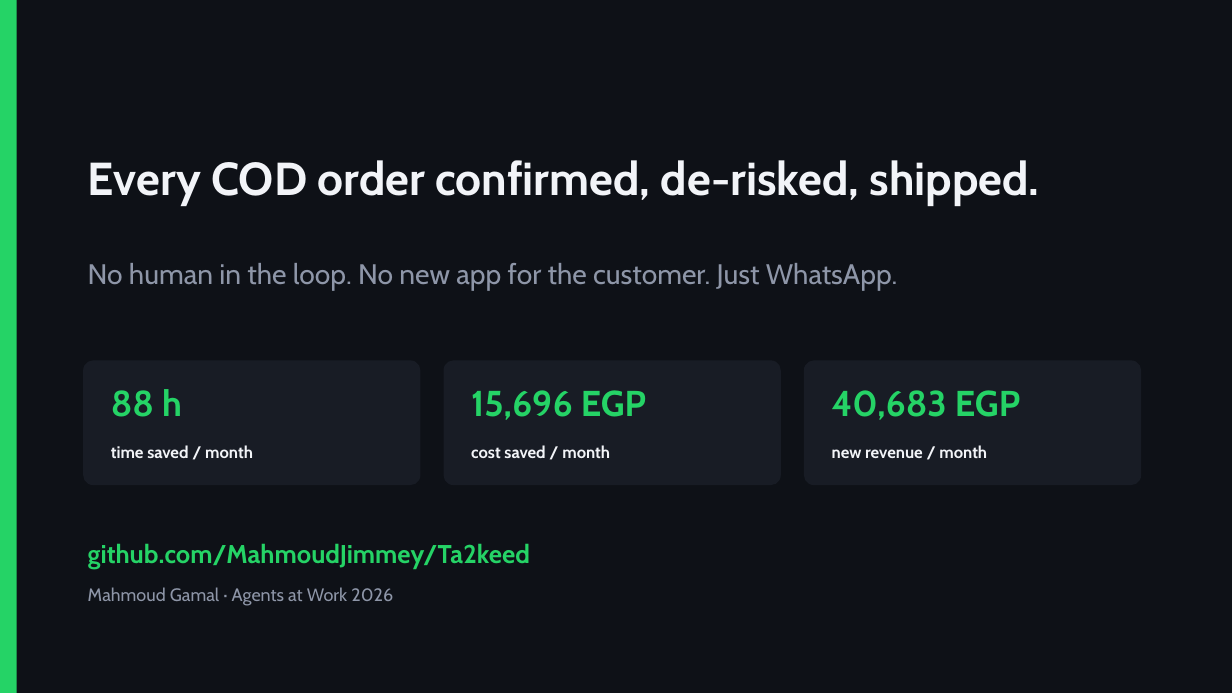
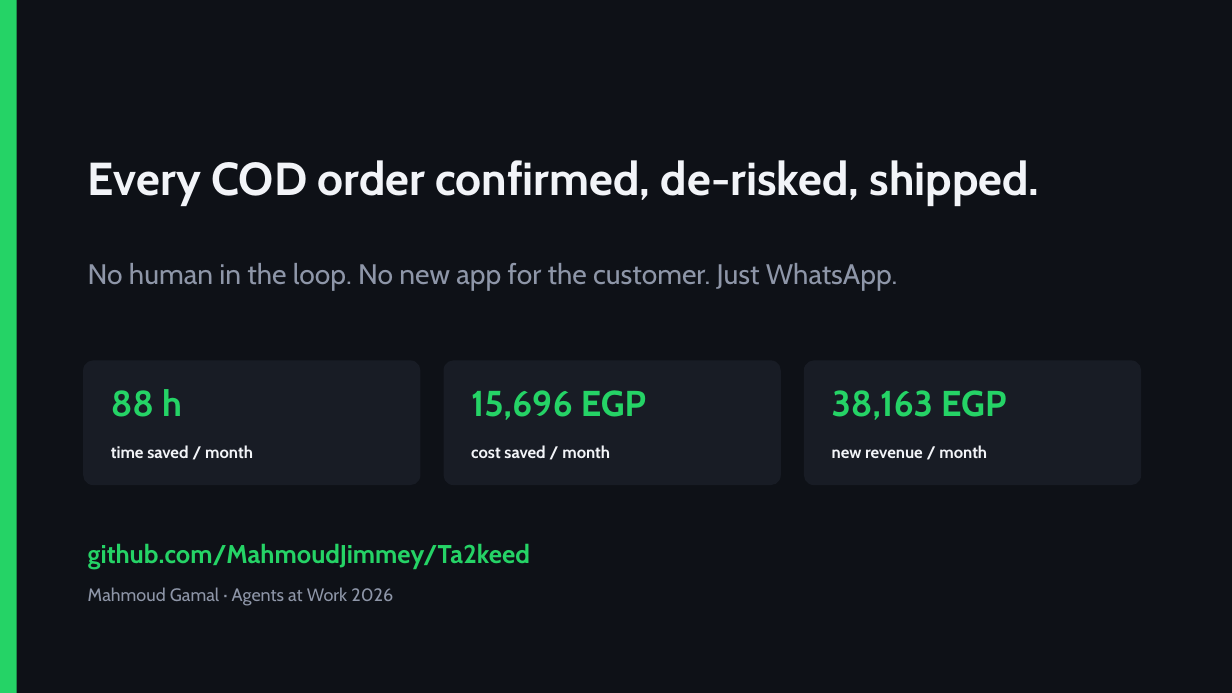
Before and after one commit to MahmoudJimmey/Ta2keed, a slide deck: slide 14 of docs/Ta2keed-impact-slides.pptx (slide 13 before the commit). Drawn at 1232x693 pixels with LibreOffice and Linux fonts; fonts in the diff are those of the drawing. Boxes give left, top, right and bottom in pixels: in the first picture for what was removed or moved away, otherwise in the second. Text is boxed around its words. In the diff, an @@ line names an element or a change of style, - is before the commit and + after.

```diff
--- a/docs/Ta2keed-impact-slides.pptx
+++ b/docs/Ta2keed-impact-slides.pptx
@@ text at (x1=832, y1=390, x2=1006, y2=420): text changed @@
-40,683 EGP
+38,163 EGP
```
Also in this commit, not shown: 12 other slides changed, 1 slide added, 27 other files.
